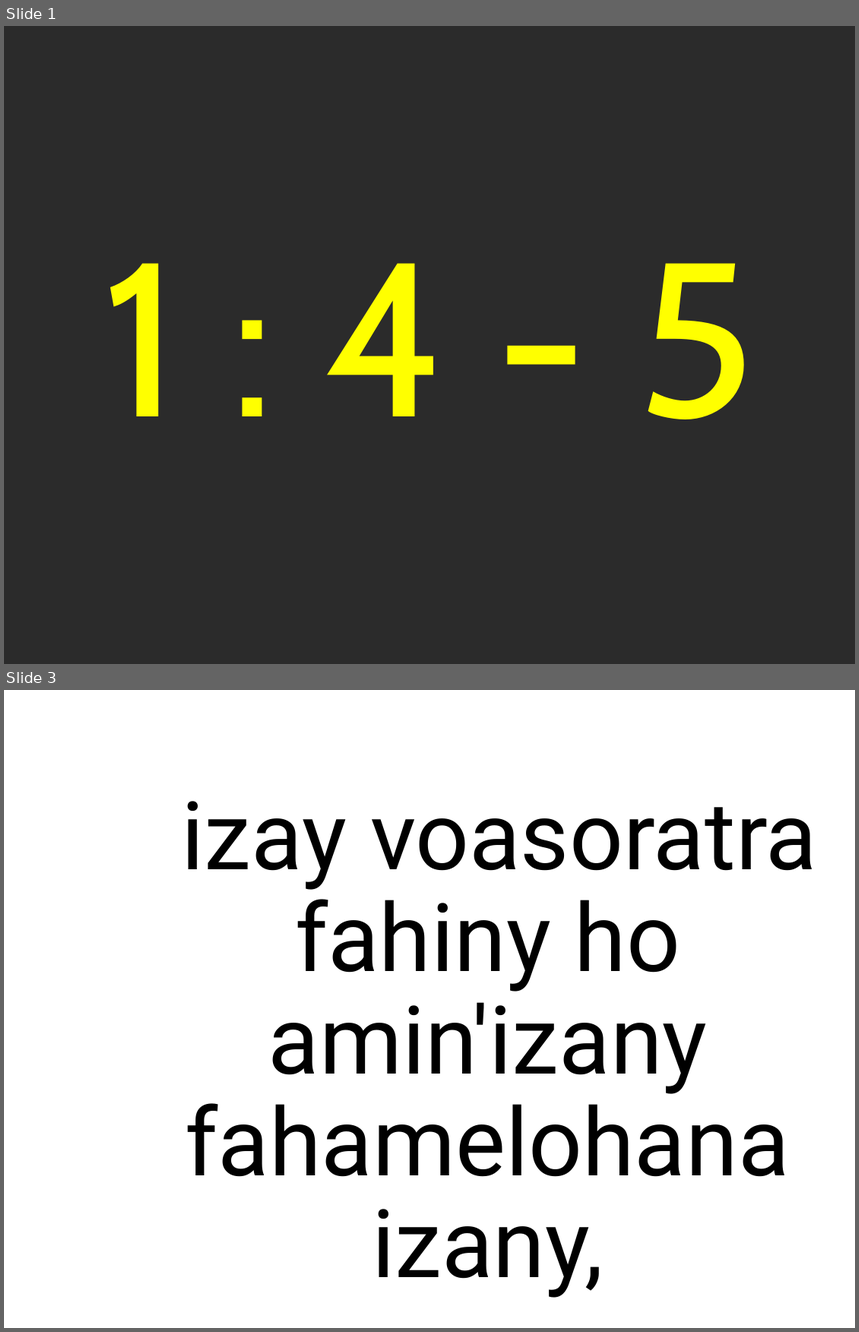
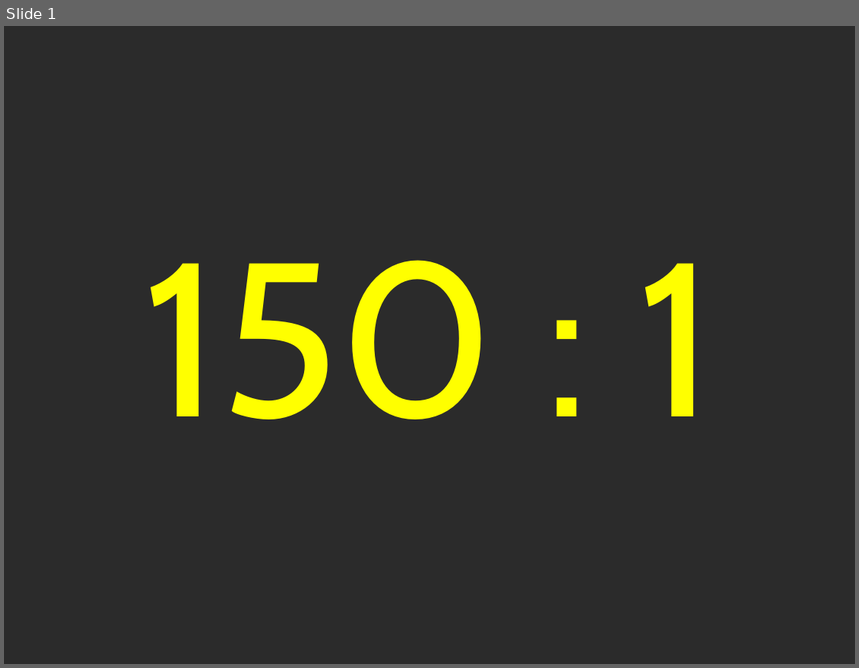
Before and after one commit to tsioryrovantsoa/baiboly-to-powerpoint, a slide deck: test.pptx. Shown one above the other, each under a label of ours: slides 1 and 3 before the commit, slide 1 after it; the slides between them are not shown. The pictures are 859x1332 and 859x668 pixels, drawn with LibreOffice and Linux fonts; fonts in the diff are those of the drawing; background and template pictures are left out; a plain dark background stands for a picture behind light text. Boxes give left, top, right and bottom in pixels: in the first picture for what was removed or moved away, otherwise in the second. Text is boxed around its words. In the diff, an @@ line names an element or a change of style, - is before the commit and + after.

```diff
--- a/test.pptx
+++ b/test.pptx
@@ slide 3 removed at <box>4,690,855,1328</box>, background picture (left out) @@
@@ title removed at <box>182,801,817,1298</box> @@
-izay voasoratra fahiny ho amin'izany fahamelohana izany,
@@ slide 1 changed as well @@
@@ title at <box>143,260,716,420</box>: text changed @@
-Joda
-1 : 4 - 5
+Salamo
+150 : 1
```
Also in this commit, not shown: 1 slide added, 7 other slides removed, 3 other files.
